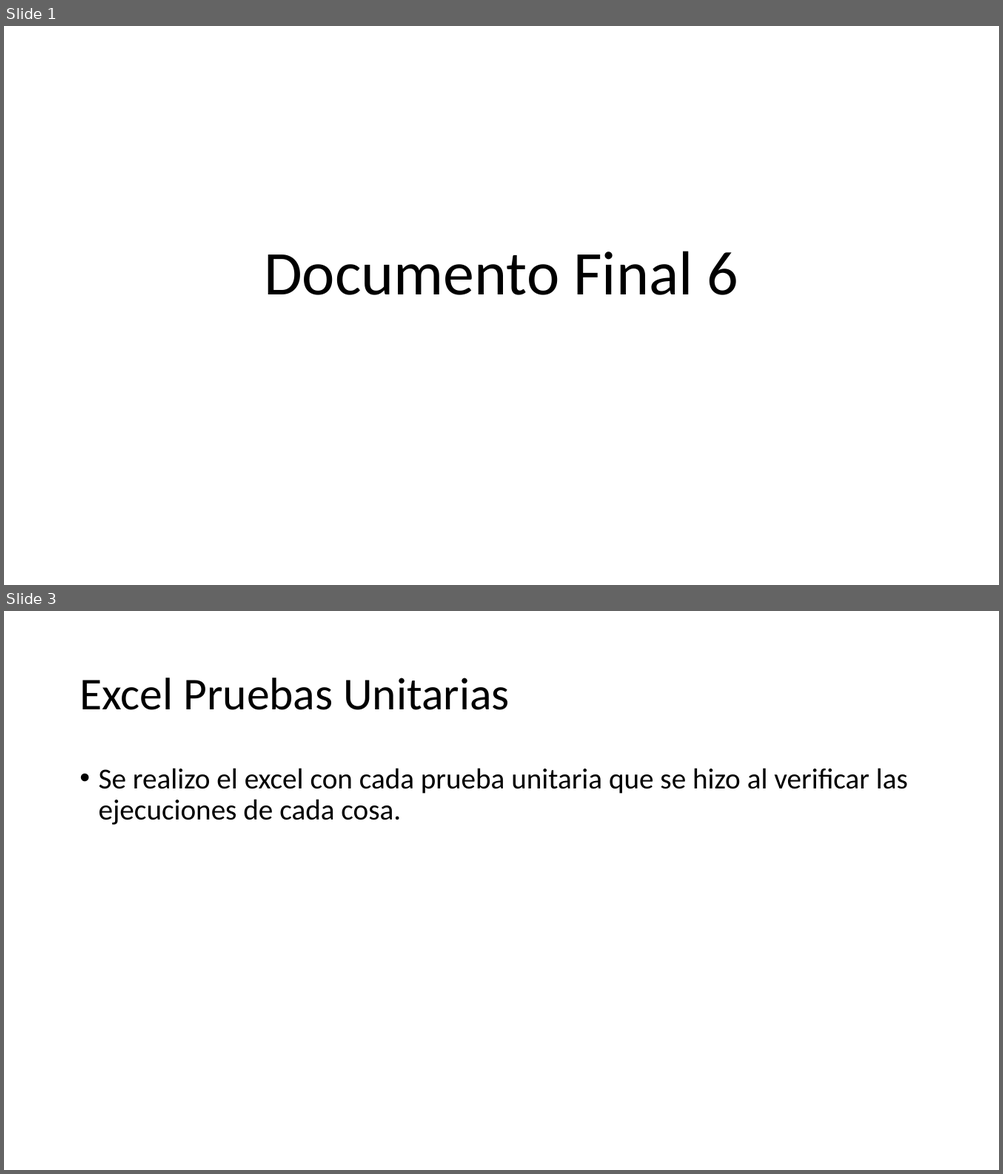
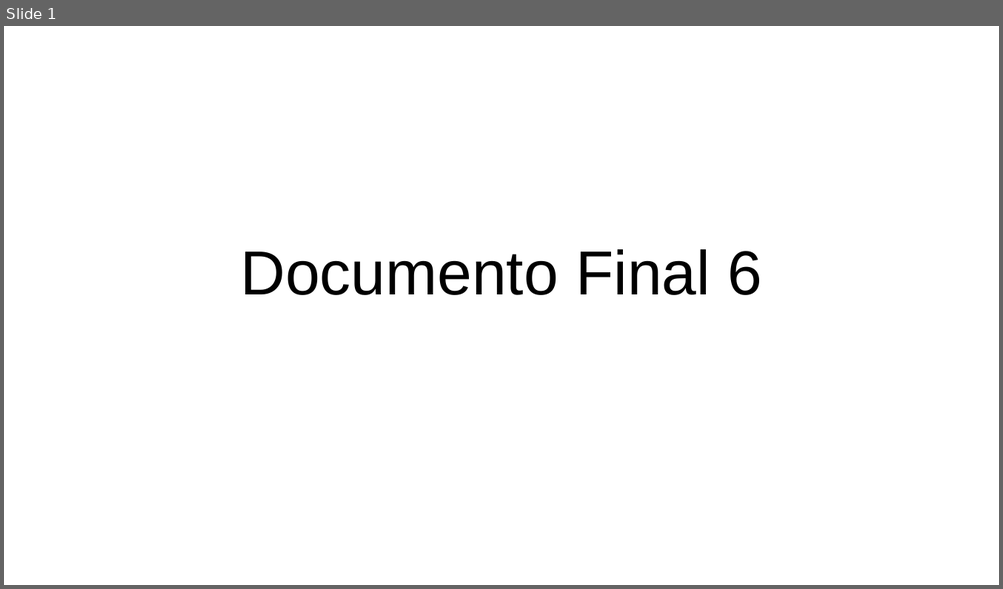
Before and after one commit to Nico2002345/PaginaIngSoftware, a slide deck: assets/docs/Documento_Final_6.pptx. Shown one above the other, each under a label of ours: slides 1 and 3 before the commit, slide 1 after it; the slides between them are not shown. The pictures are 1003x1174 and 1003x589 pixels, drawn with LibreOffice and Linux fonts; fonts in the diff are those of the drawing. Boxes give left, top, right and bottom in pixels: in the first picture for what was removed or moved away, otherwise in the second. Text is boxed around its words. In the diff, an @@ line names an element or a change of style, - is before the commit and + after.

```diff
--- a/assets/docs/Documento_Final_6.pptx
+++ b/assets/docs/Documento_Final_6.pptx
@@ slide 3 removed at [4,611,999,1170], background #FFFFFF @@
@@ title removed at [79,678,509,710] @@
-Excel Pruebas Unitarias
@@ text removed at [99,768,908,825] @@
-• Se realizo el excel con cada prueba unitaria que se hizo al verificar las ejecuciones de cada cosa.
@@ slide 1 changed as well @@
@@ title "Documento Final 6" at [240,249,762,295]: font Calibri to Arial @@
```
Also in this commit, not shown: 9 slides added, 1 other slide removed.
